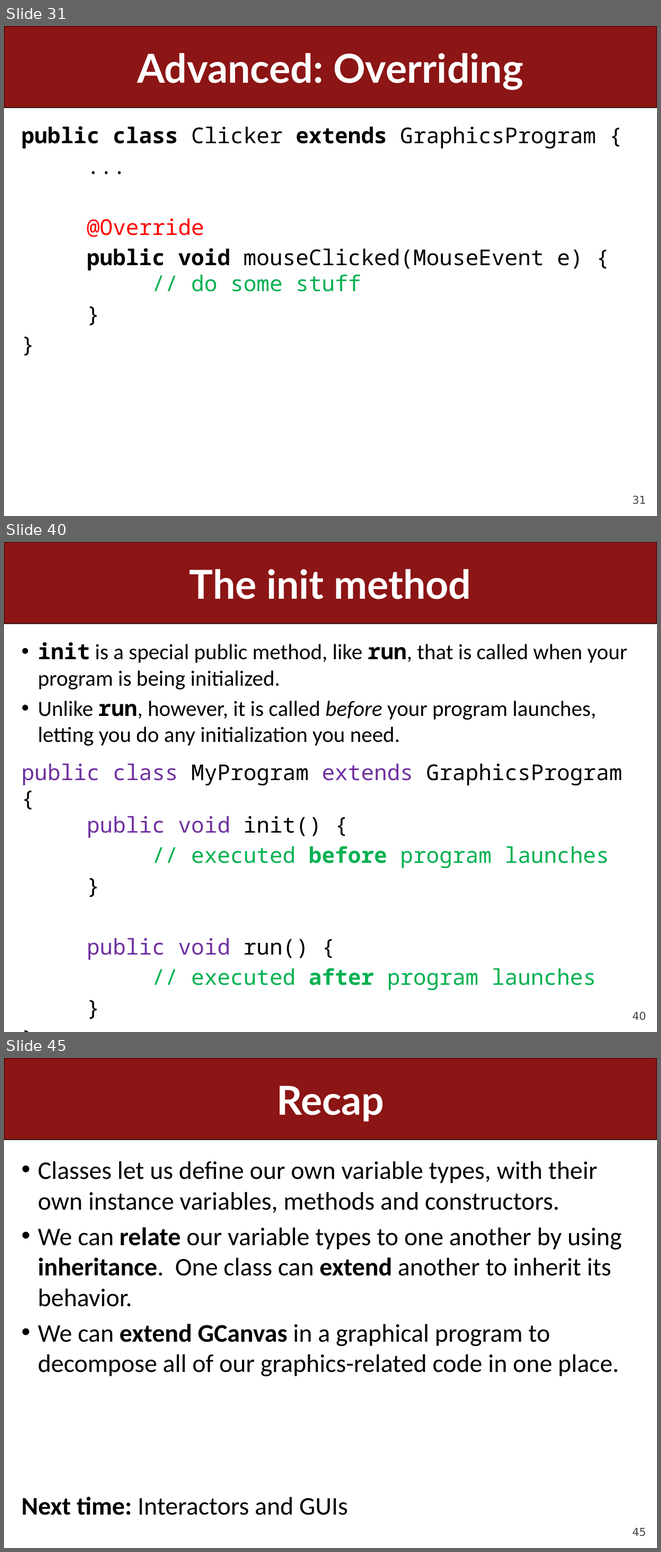
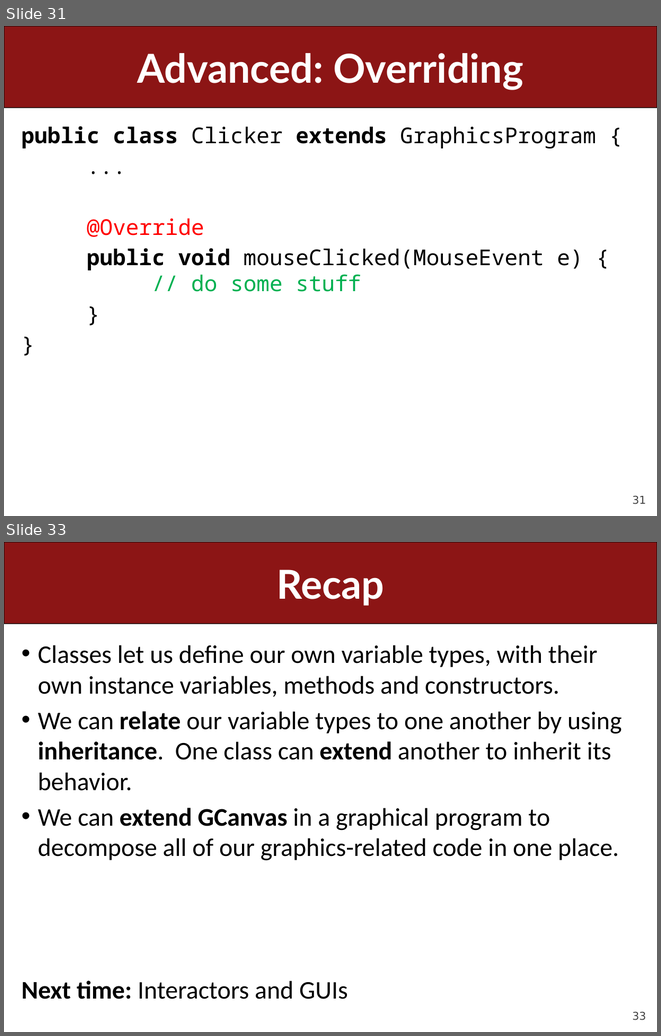
Before and after one commit to ckincaid17/cs106a-summer-2018, a slide deck: WWW/lectures/Lecture22/Lecture22.pptx. Shown one above the other, each under a label of ours: slides 31, 40 and 45 before the commit, slides 31 and 33 after it; the slides between them are not shown. The pictures are 661x1552 and 661x1036 pixels, drawn with LibreOffice and Linux fonts; fonts in the diff are those of the drawing. Boxes give left, top, right and bottom in pixels: in the first picture for what was removed or moved away, otherwise in the second. Text is boxed around its words. In the diff, an @@ line names an element or a change of style, - is before the commit and + after.

```diff
--- a/WWW/lectures/Lecture22/Lecture22.pptx
+++ b/WWW/lectures/Lecture22/Lecture22.pptx
@@ slide 40 removed at [4,542,657,1032], background #FFFFFF; not listed: 2 template elements that a slide beside it also shows @@
@@ title removed at [190,569,471,599] @@
-The init method
@@ text removed at [21,642,628,990] @@
-• init is a special public method, like run, that is called when your program is being initialized.
-• Unlike run, however, it is called before your program launches, letting you do any initialization you need.
-public class MyProgram extends GraphicsProgram {
-public void init() {
-// executed before program launches
-}
-public void run() {
-// executed after program launches
-}
-}
@@ what was slide 45 is now slide 33 @@
@@ page number at [632,1011,646,1020]: text changed @@
-45
+33
```
Also in this commit, not shown: 9 slides changed, 11 other slides removed, 10 other files.
